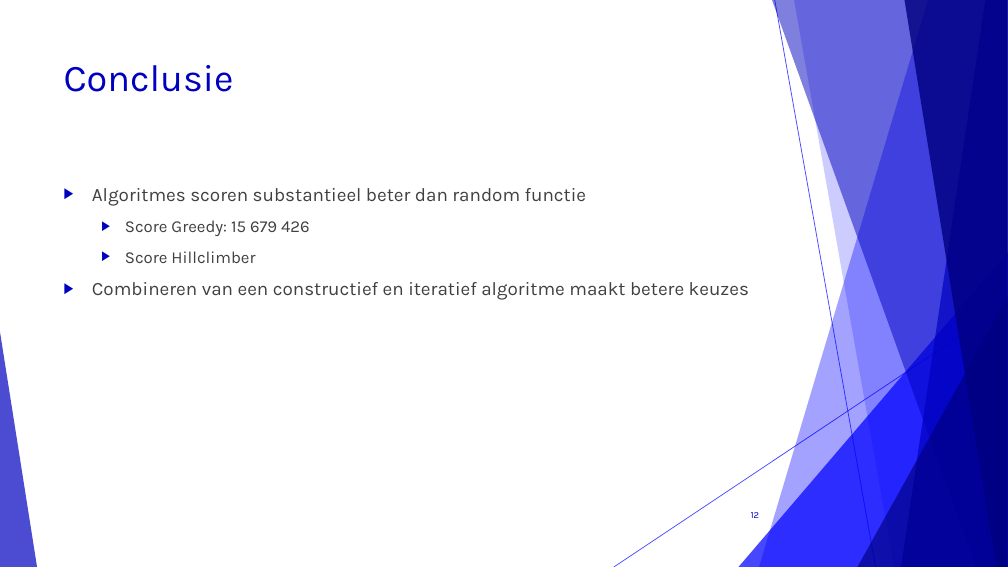
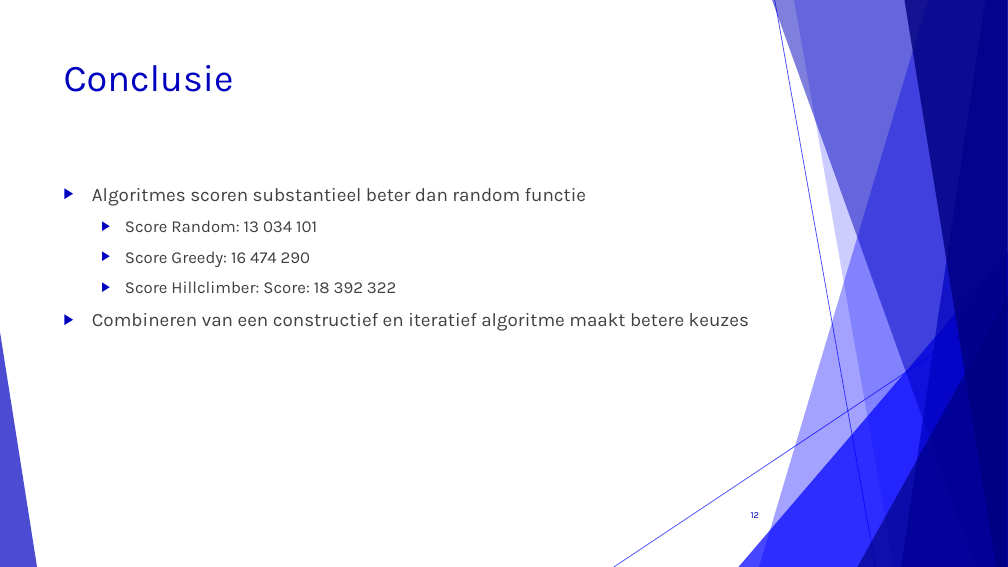
Before and after one commit to corne12345/Lekker-oke-, a slide deck: slide 12 of Eindpresentatie/Amstelhage eindpresentatie.pptx. Drawn at 1008x567 pixels with LibreOffice and Linux fonts; fonts in the diff are those of the drawing. Boxes give left, top, right and bottom in pixels: in the first picture for what was removed or moved away, otherwise in the second. Text is boxed around its words. In the diff, an @@ line names an element or a change of style, - is before the commit and + after.

Commit message:
change PP

```diff
--- a/Eindpresentatie/Amstelhage eindpresentatie.pptx
+++ b/Eindpresentatie/Amstelhage eindpresentatie.pptx
@@ text at (x1=125, y1=220, x2=396, y2=293): text changed @@
-  ▶ Score Greedy: 15 679 426
-  ▶ Score Hillclimber
+  ▶ Score Random: 13 034 101
+  ▶ Score Greedy: 16 474 290
+  ▶ Score Hillclimber: Score: 18 392 322
```
Also in this commit, not shown: 4 other slides changed, 1 slide added, 1 slide removed.
